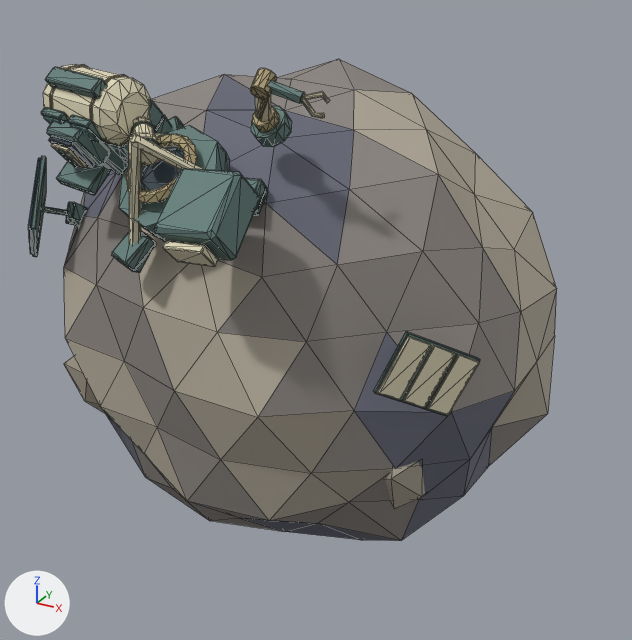
An edit to the glTF model apps/web/public/assets/blender/v1/s10/asteroids.glb, drawn before and after from the same camera.
Both versions are drawn from a 50 mm lens placed at (1.15, -1.96, 0.96), pointed at (0.04, 0.06, -0.05). Every picture has the same lights, and +X, +Y and +Z are marked at lower left. The first picture is the older version. Mesh edges are drawn as thin lines. Where no turn or scale is listed for an object, it has been applied to the vertices. Vertices at exactly the same position are counted once.

Names of what the first picture shows: 'S10_asteroids • modeled surfaces'.
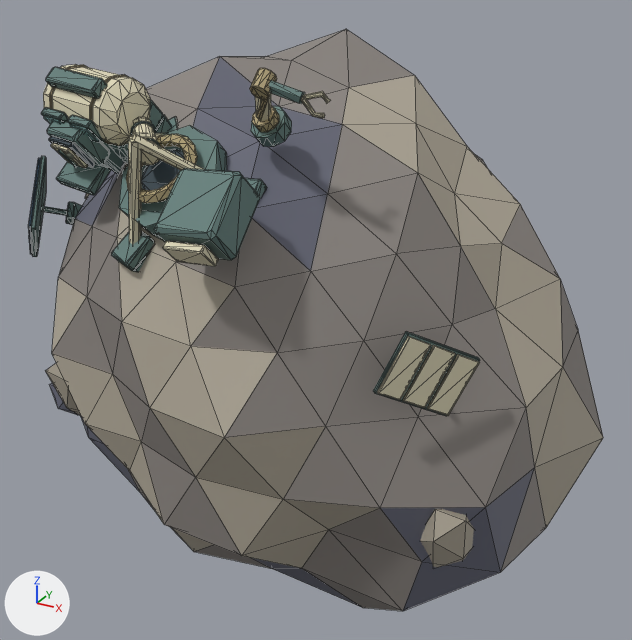
Where the newer file only moved an object's origin or applied its transform, the numbers keep the older frame.

The edits, one by one:
me_s10_asteroids_cleaved_companion_fragment_mesh_001 is used by ob_s10_asteroids___modeled_surfaces.
me_s10_asteroids_cleaved_companion_fragment_mesh_001 had 1843 vertices, 3472 faces and spanned x -0.1..1.46, y -0.71..0.52, z -0.26..1.12.
me_s10_asteroids_cleaved_companion_fragment_mesh_001 now has 1844 vertices, 3472 faces and spans x -0.3..1.6, y -0.71..0.63, z -0.36..1.14.
me_s10_asteroids_cleaved_companion_fragment_mesh_001 part 1: the loose piece of 12 vertices spanning x -0.1..0.1, y -0.06..0.06, z -0.08..0.08 is moved by (-0.2, 0.01, -0.15).
me_s10_asteroids_cleaved_companion_fragment_mesh_001 part 2: the loose piece of 12 vertices spanning x 0.22..0.34, y -0.46..-0.25, z 0.06..0.31 is moved by (-0.04, -0.03, -0.02).
me_s10_asteroids_cleaved_companion_fragment_mesh_001 part 3: the loose piece of 12 vertices spanning x 1.17..1.29, y -0.43..-0.21, z 0.02..0.28 is moved by (0.14, -0.08, -0.07).
me_s10_asteroids_cleaved_companion_fragment_mesh_001 part 4: the loose piece of 162 vertices spanning x 0.03..1.46, y -0.61..0.52, z -0.26..1.07 is rebuilt with 162 vertices and now spans x 0.01..1.6, y -0.71..0.63, z -0.36..1.14.
me_s10_asteroids_cleaved_companion_fragment_mesh_001 part 5: 10 vertices moved within x 0.12..1.03, y -0.58..-0.32, z 0.65..1.06; 36 vertices removed from x 0.07..1.03, y -0.59..-0.28, z 0.65..1.07; 37 vertices added at x 0.07..1.04, y -0.59..-0.28, z 0.65..1.07.
me_s10_asteroids_cleaved_companion_fragment_mesh_001 part 6: 1 vertex moved within x 1.35, y -0.43, z 0.42; 6 vertices removed from x 1.25..1.34, y -0.48..-0.39, z 0.42..0.56; 6 vertices added at x 1.24..1.35, y -0.48..-0.4, z 0.42..0.56.
Other edits to the shape of me_s10_asteroids_cleaved_companion_fragment_mesh_001 do not show in these pictures.

Where the change shows, as pixel boxes [x1, y1, x2, y2] in the pictures (632 x 640 px; the box of a moved part takes in the faces that stretch with it):
'S10_asteroids • modeled surfaces', reshaped (9% wider, 21% taller)
    before: [28, 59, 557, 541]
    after: [28, 29, 603, 611]
part 1 of me_s10_asteroids_cleaved_companion_fragment_mesh_001, moved or reshaped (not visible before)
    after: [50, 383, 78, 415]
part 2 of me_s10_asteroids_cleaved_companion_fragment_mesh_001, moved or reshaped
    before: [64, 356, 107, 414]
    after: [46, 363, 81, 416]
part 3 of me_s10_asteroids_cleaved_companion_fragment_mesh_001, moved or reshaped
    before: [385, 462, 425, 508]
    after: [420, 509, 474, 567]
part 4 of me_s10_asteroids_cleaved_companion_fragment_mesh_001, rebuilt (12% wider, 21% taller)
    before: [64, 59, 557, 541]
    after: [52, 29, 603, 611]
part 5 of me_s10_asteroids_cleaved_companion_fragment_mesh_001, moved or reshaped
    before: [29, 79, 318, 271]
    after: [30, 80, 323, 237]
part 6 of me_s10_asteroids_cleaved_companion_fragment_mesh_001, moved or reshaped (mostly hidden before)
    before: [391, 398, 448, 416]
    after: [428, 356, 479, 415]
